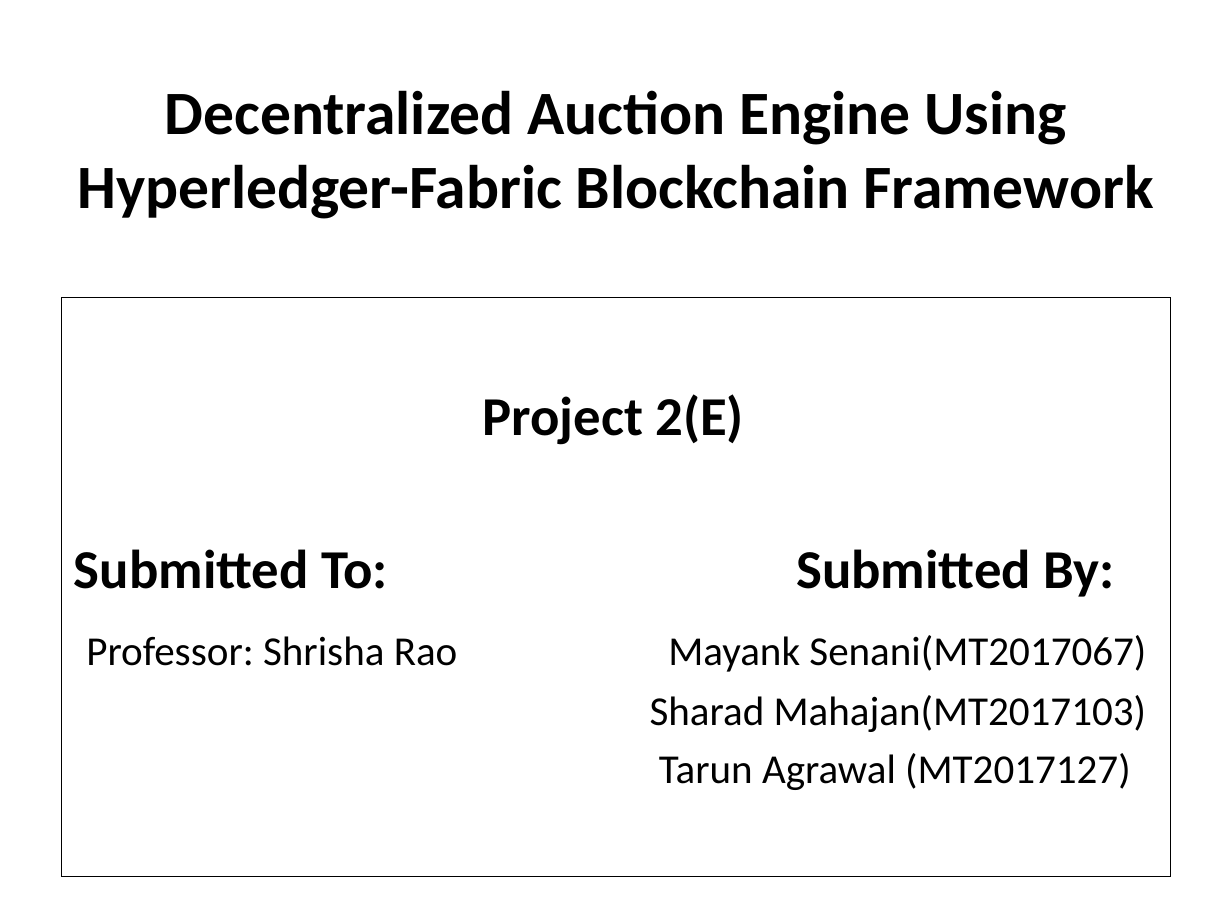
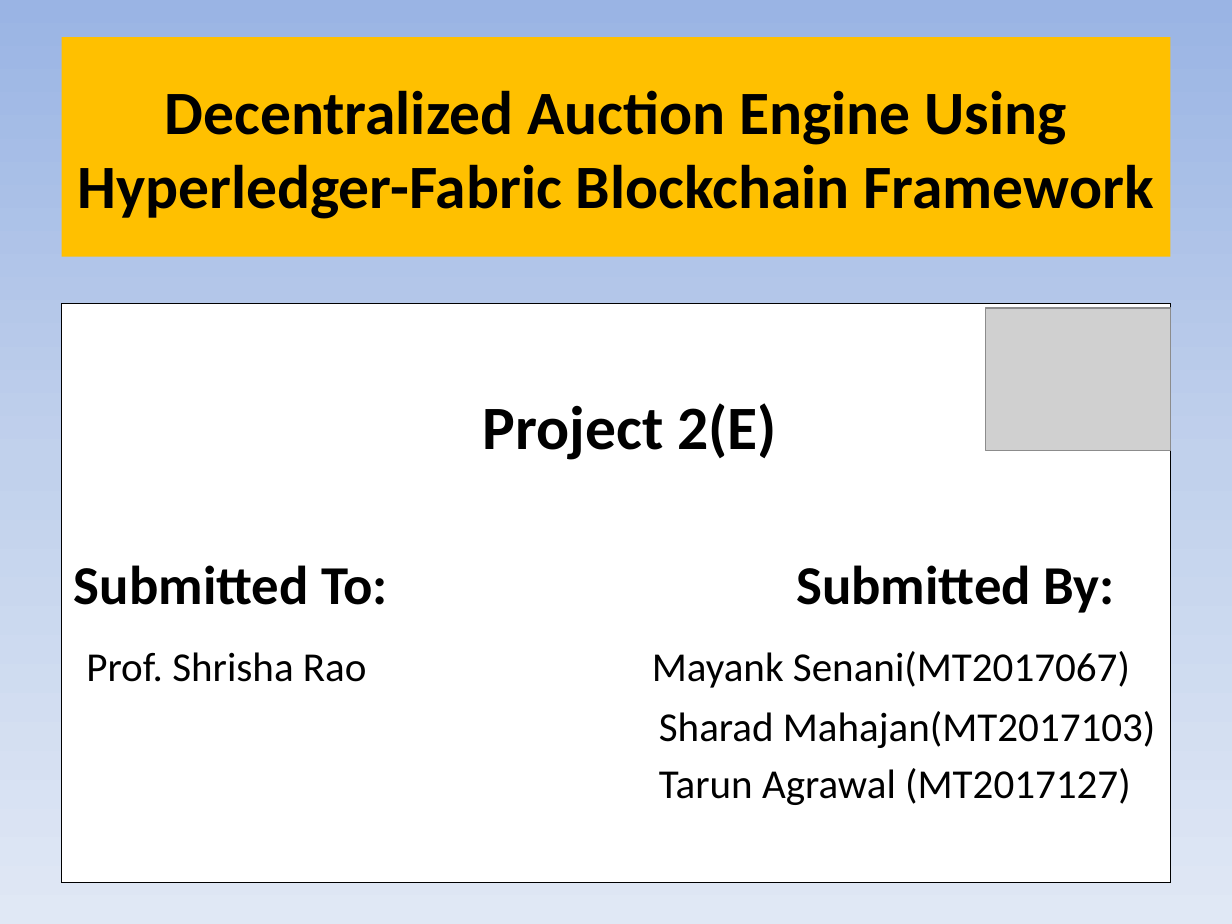
Before and after one commit to senani-mayank/Auction-Engine, a slide deck: slide 1 of slides/auctionfinal.pptx. Drawn at 1232x924 pixels with LibreOffice and Linux fonts; fonts in the diff are those of the drawing; grey boxes stand for pictures; background and template pictures are left out. Boxes give left, top, right and bottom in pixels: in the first picture for what was removed or moved away, otherwise in the second. Text is boxed around its words. In the diff, an @@ line names an element or a change of style, - is before the commit and + after.

```diff
--- a/slides/auctionfinal.pptx
+++ b/slides/auctionfinal.pptx
@@ background picture (left out) to gradient #9AB5E4 to #C2D1ED to #E1E8F5 @@
@@ title "Decentralized Auction Engine Using Hyperledger-Fabric ...": place and size @@
-title "Decentralized Auction Engine Using Hyperledger-Fabric ..." at (77, 90, 1154, 219)
+title "Decentralized Auction Engine Using Hyperledger-Fabric ..." at (62, 37, 1170, 256)
@@ title "Decentralized Auction Engine Using Hyperledger-Fabric ..." at (62, 37, 1170, 256): fill none to #FFC000 @@
@@ text "Project 2(E)": place and size @@
-text "Project 2(E)" at (62, 298, 1170, 877)
+text "Project 2(E)" at (62, 304, 1170, 883)
@@ picture added at (986, 308, 1170, 451) @@
@@ text at (483, 403, 777, 460): size 32 to 36 pt in "Project 2(E)" @@
@@ text at (86, 651, 1130, 688): text changed @@
-Professor: Shrisha Rao Mayank Senani(MT2017067)
+Prof. Shrisha Rao Mayank Senani(MT2017067)
```
Also in this commit, not shown: 2 other slides changed, 13 slides added, 3 slides removed.
